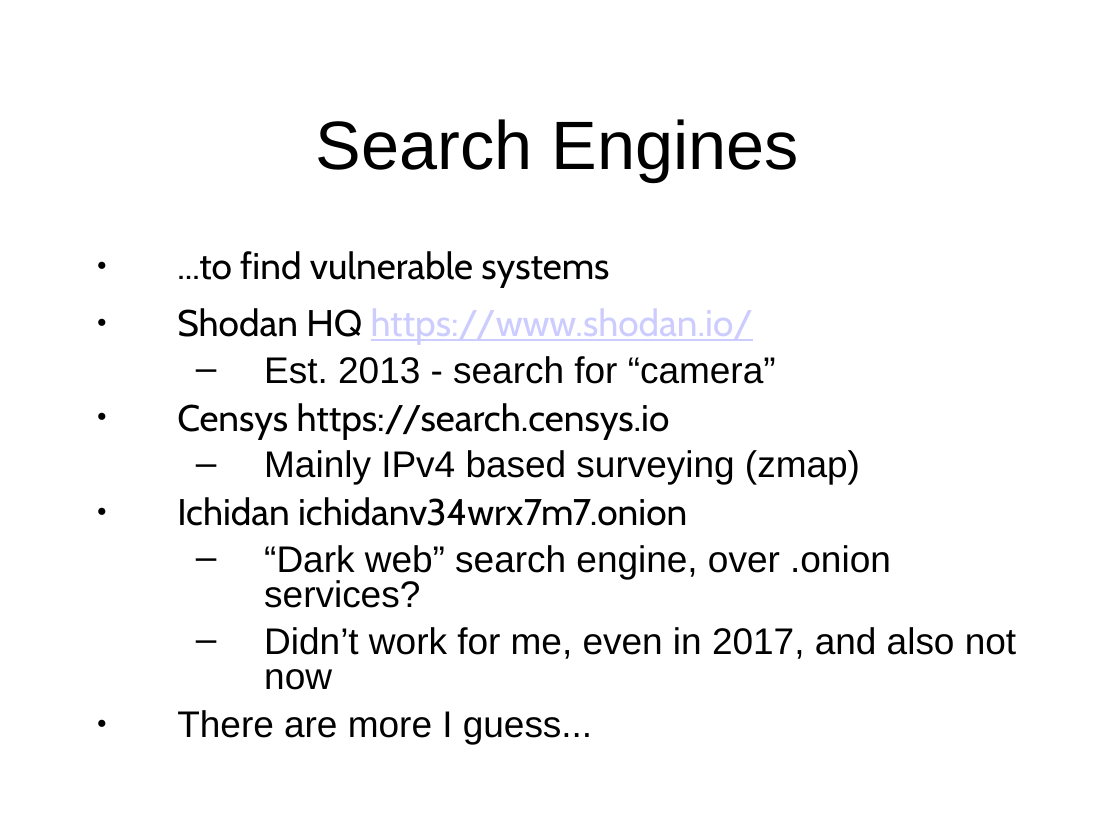
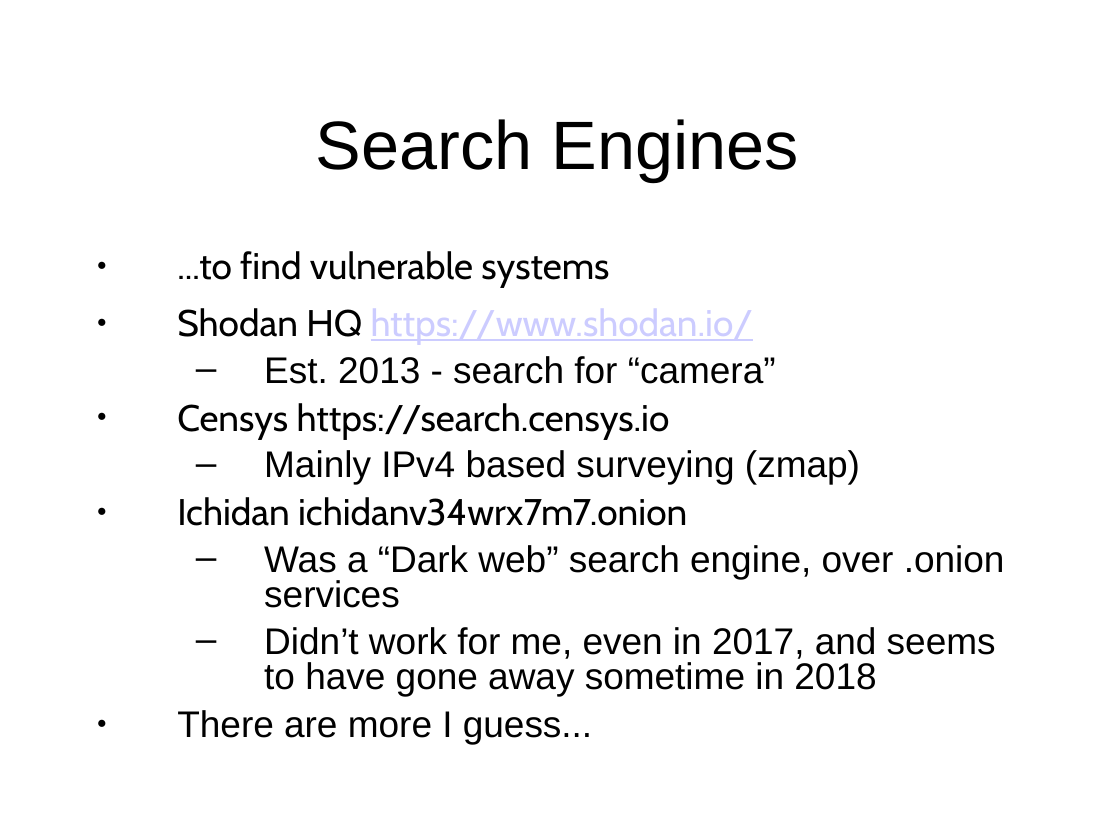
Before and after one commit to sftcd/cs7053, a slide deck: slide 50 of 2023lectures/02-concepts.odp (slide 51 before the commit). Drawn at 1120x840 pixels with LibreOffice and Linux fonts; fonts in the diff are those of the drawing. Boxes give left, top, right and bottom in pixels: in the first picture for what was removed or moved away, otherwise in the second. Text is boxed around its words. In the diff, an @@ line names an element or a change of style, - is before the commit and + after.

```diff
--- a/2023lectures/02-concepts.odp
+++ b/2023lectures/02-concepts.odp
@@ text at box(264, 545, 1005, 696): text changed @@
-  – “Dark web” search engine, over .onion services?
-  – Didn’t work for me, even in 2017, and also not now
+  – Was a “Dark web” search engine, over .onion services
+  – Didn’t work for me, even in 2017, and seems to have gone away sometime in 2018
```
Also in this commit, not shown: 11 other slides changed, 1 slide removed, 2 other files.
